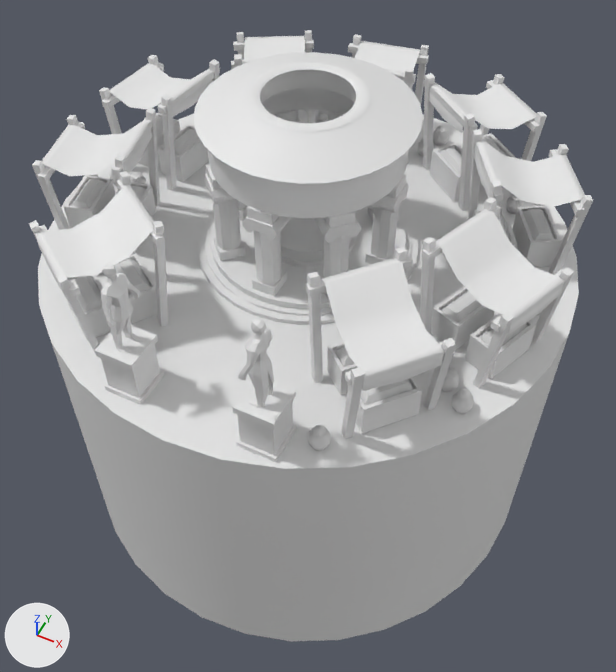
A saved change to the COLLADA model art/meshes/structural/epiro/market.dae.
Before and after are seen from a camera (50 mm lens) standing at (11.9, -23.3, 24.3) and looking at (0.4, -0.3, -4.4). The lights are fixed; the arrows at lower left show +X, +Y and +Z. The older version comes first. Where no turn or scale is listed for an object, it has been applied to the vertices. Vertices at exactly the same position are counted once.

Objects in the first picture: 'market'.
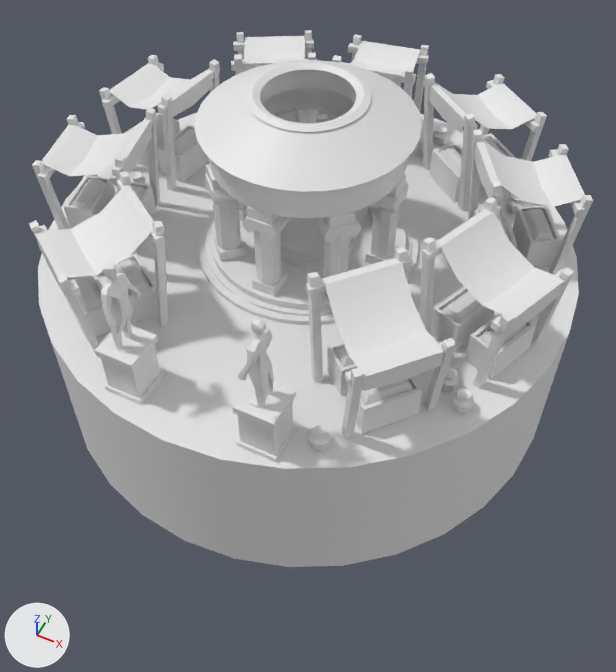
The newer file is also rescaled (x1.1), turned or shifted as a whole; pictures and numbers use the older file's frame.

What differs and where, as boxes [x1, y1, x2, y2] in the pictures (616 x 672 px; the box of a moved part takes in the faces that stretch with it):
'market', reshaped (12% shorter)
    before: [29, 30, 593, 641]
    after: [29, 30, 593, 567]
part 1 of me_cubo_3906, moved or reshaped
    before: [52, 332, 570, 641]
    after: [52, 332, 570, 567]
part 2 of me_cubo_3906, moved or reshaped
    before: [194, 52, 423, 184]
    after: [194, 60, 422, 192]

Edits to the bpy script that builds the scene:
```text
Change me_cubo_3906:
    used by ob_market; location = (0.0, 0.0, 0.0)
    remove me_cubo_3906.from_pydata(...)  # 3872 vertices, 6072 faces; spans x -11.2..11.1, y -10.4..11.8, z -14.2..7.3
    add me_cubo_3906.from_pydata(...)  # 3872 vertices, 6072 faces; spans x -11.2..11.1, y -10.4..11.8, z -6.9..7.3
    me_cubo_3906 part 1: all 32 vertices in x -11.2..11.1, y -10.4..11.8, z -14.2 are moved by (0.0, 0.0, 7.3)
    me_cubo_3906 part 2: all 32 vertices in x -4.2..4.1, y -3.5..4.8, z 6.5 are moved by (0.0, 0.0, -0.3)
```
